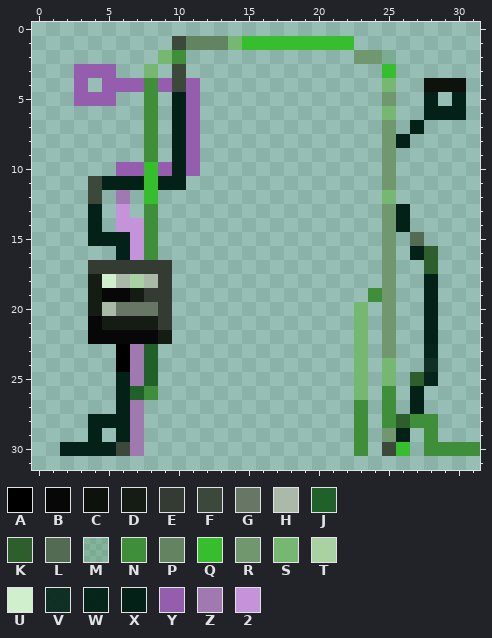
A pixel-art sprite gets an edit: GGJ21/ComputerCat/Assets/Sprites/door_sprite.png. The picture above was drawn from the file before the commit.
The file is 64x64 pixels, drawn in blocks of 2x2; one block is one cell here. Pixels under 10% opacity are left out. Colours within 5 levels of each other are drawn and written as one.
Palette (. is transparent): A #000000  B #070707  C #0e120d  D #141c13  E #343b33  F #3b483a  G #687765  H #abbaa8  J #206129  K #2e5e2b  L #536b52  M #3f8f3a34  N #3f8f3a  P #628460  Q #36be2e  R #70976e  S #76b872  T #a9d2a2  U #d0efcc  V #032117e9  W #032117f9  X #032117  Y #955dad  Z #a079b0  2 #c493d9
Pixels before, first column x 2:
 1 ........FPPPSQQQQQQQQ.........
 2 .......SN............RRM......
 3 .YYY..S.F..............Q......
 4 .Y.YYYNYFY.............S..CCC.
 5 .YYY..N.XY.............R..X.X.
 6 ......N.XY.............S..XXX.
 7 ......N.XY.............R.X....
 8 ......N.XY.............RX.....
 9 ......N.XY.............R......
10 ....YYQYXY.............R......
11 ..FXXXQXX..............R......
12 ..F.Z.Q................S......
13 ..X.2.N................RX.....
14 ..X.22N................RX.....
15 ..XXX2N................R.L....
16 ....X2N................R.XK...
17 ..EEEEEE...............R..K...
18 ..DUHTHE...............R..X...
19 ..DBBDEE..............NR..X...
20 ..DHGGGE.............S.R..X...
21 ..BDDDDE.............S.R..X...
22 ..BBBBBD.............S.R..X...
23 ....AZJ..............S.R..W...
24 ....AZJ..............S.S..V...
25 ....XZJ..............S.S.KW...
26 ....XJN..............S.N.X....
27 ....XZ...............N.N.X....
28 ..XXXZ...............N.NKNN...
29 ..X.XZ...............N.RX.N...
30 XXXXFZ...............N.FQ.NNNN
Once edited:
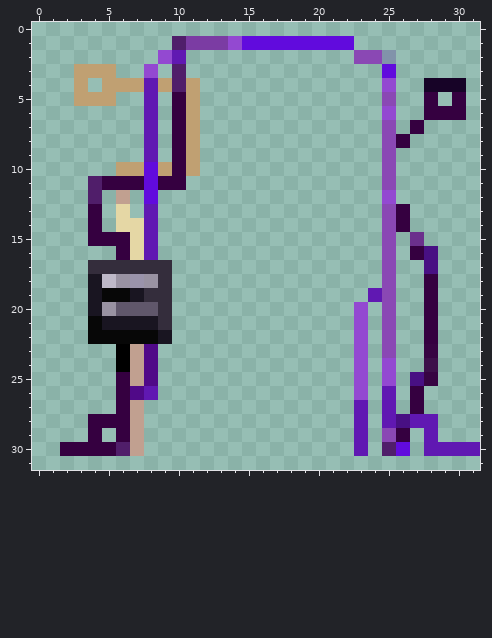
What changed:
{"colour":"2","old":"#c493d9","new":"#e5d7a5"}
{"colour":"C","old":"#0e120d","new":"#170327"}
{"colour":"D","old":"#141c13","new":"#191521"}
{"colour":"E","old":"#343b33","new":"#342d3c"}
{"colour":"F","old":"#3b483a","new":"#501e6a"}
{"colour":"G","old":"#687765","new":"#60576b"}
{"colour":"H","old":"#abbaa8","new":"#9992a2"}
{"colour":"J","old":"#206129","new":"#500988"}
{"colour":"K","old":"#2e5e2b","new":"#481083"}
{"colour":"L","old":"#536b52","new":"#6b308c"}
{"colour":"M","old":"#3f8f3a34","new":"#6018b234"}
{"colour":"N","old":"#3f8f3a","new":"#6018b2"}
{"colour":"P","old":"#628460","new":"#7b3ca3"}
{"colour":"Q","old":"#36be2e","new":"#610bdd"}
{"colour":"R","old":"#70976e","new":"#8a48b4"}
{"colour":"S","old":"#76b872","new":"#9349d1"}
{"colour":"T","old":"#a9d2a2","new":"#9a93ab"}
{"colour":"U","old":"#d0efcc","new":"#beb8c8"}
{"colour":"V","old":"#032117e9","new":"#350040e9"}
{"colour":"W","old":"#032117f9","new":"#350040f9"}
{"colour":"X","old":"#032117","new":"#350040"}
{"colour":"Y","old":"#955dad","new":"#c0a072"}
{"colour":"Z","old":"#a079b0","new":"#c1a090"}
